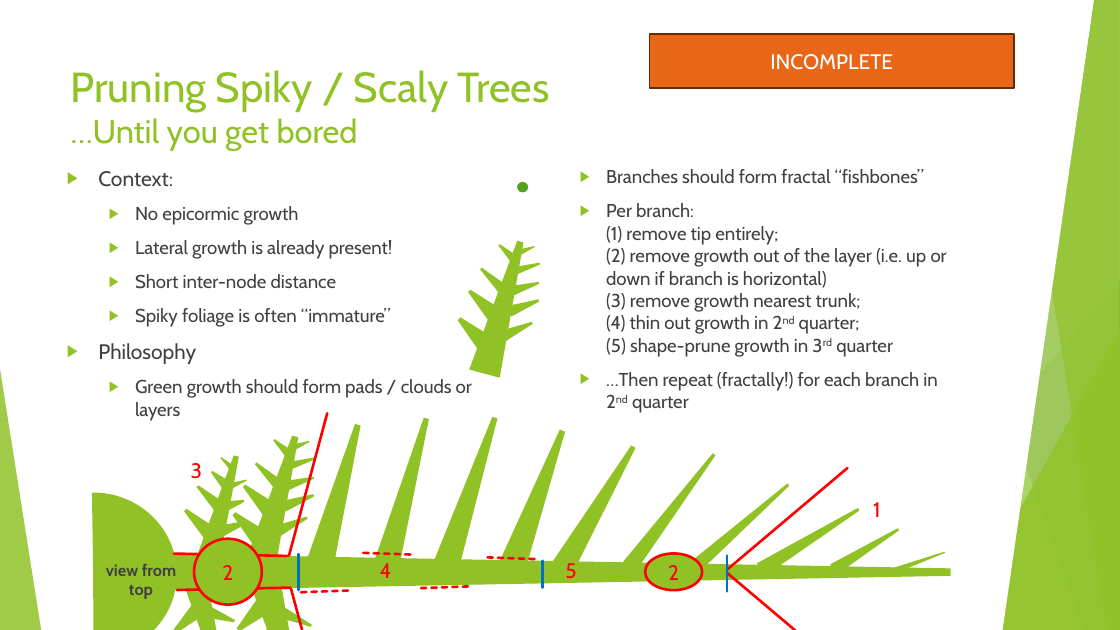
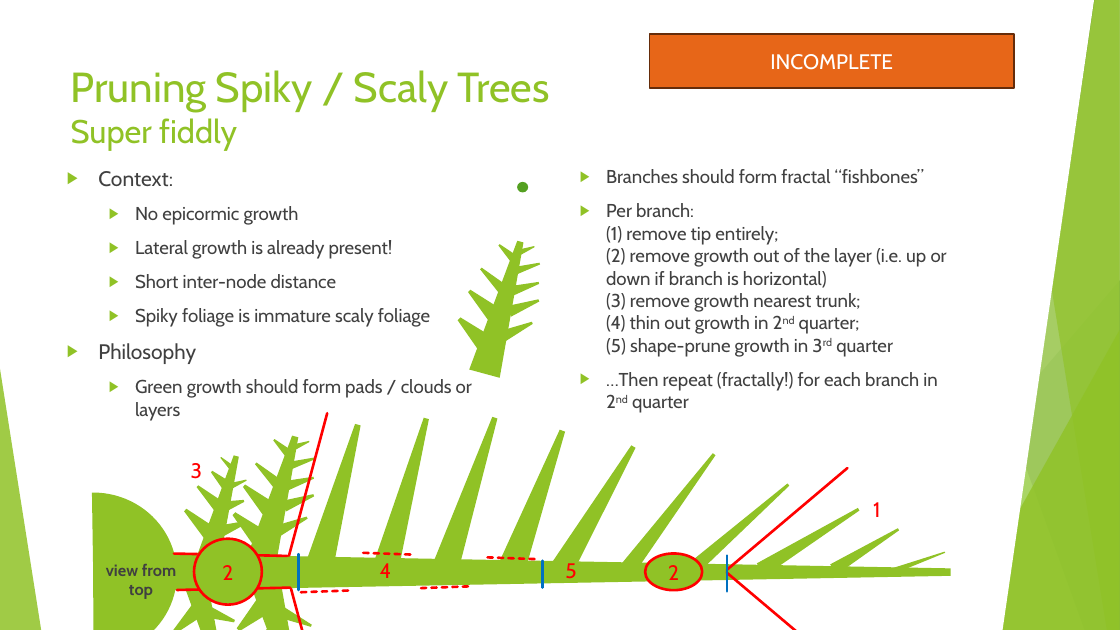
Before and after one commit to AlexLabram/Bonsai, a slide deck: slide 25 of Courseware/Bonsai On A Budget (running).pptx. Drawn at 1120x630 pixels with LibreOffice and Linux fonts; fonts in the diff are those of the drawing. Boxes give left, top, right and bottom in pixels: in the first picture for what was removed or moved away, otherwise in the second. Text is boxed around its words. In the diff, an @@ line names an element or a change of style, - is before the commit and + after.

Commit message:
Filled in "pruning needle-bearing trees" slide

```diff
--- a/Courseware/Bonsai On A Budget (running).pptx
+++ b/Courseware/Bonsai On A Budget (running).pptx
@@ title at (71,70,550,151): text changed @@
-Pruning Spiky / Scaly Trees
-…Until you get bored
+Pruning Spiky / Scaly Trees
+Super fiddly
@@ text at (135,308,430,327): text changed @@
-  ▶ Spiky foliage is often “immature”
+  ▶ Spiky foliage is immature scaly foliage
```
Also in this commit, not shown: 12 other slides changed, 1 other file.
